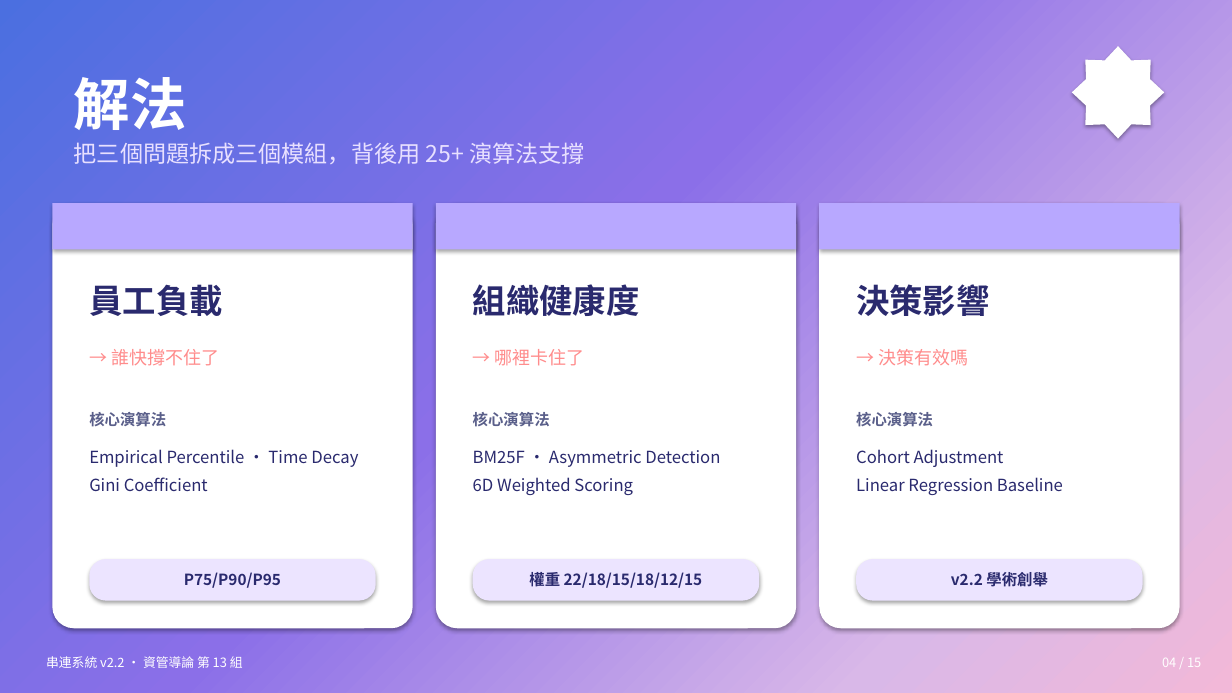
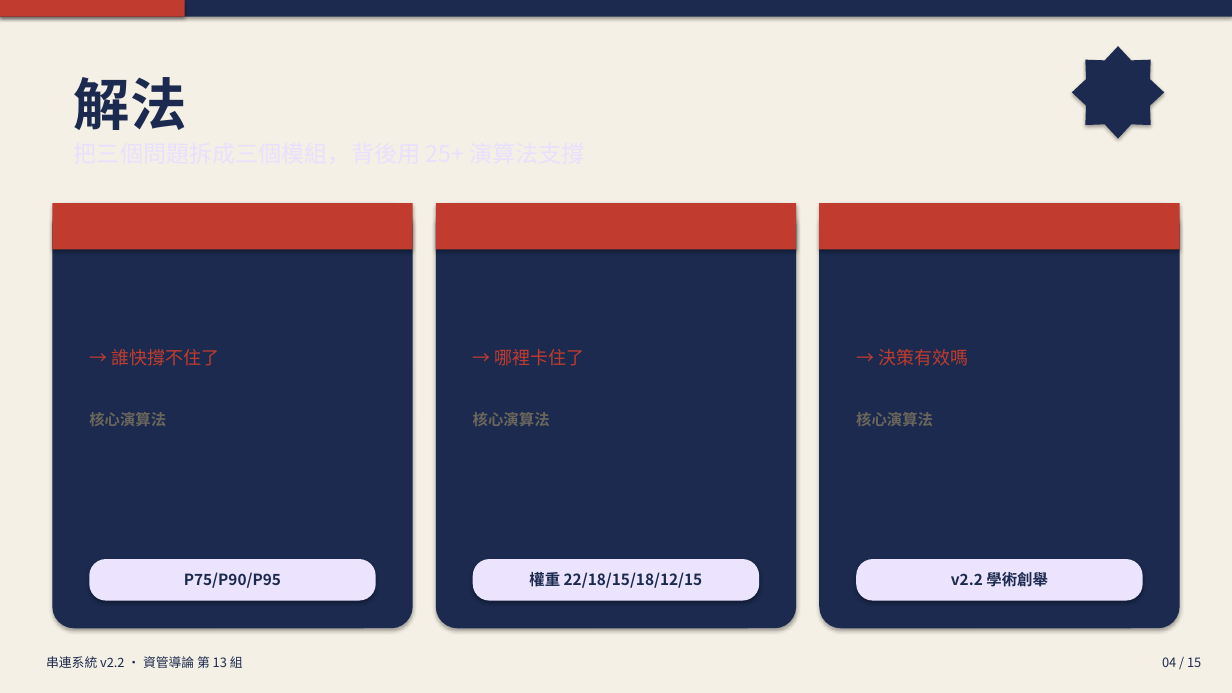
Before and after one commit to Peter2594/chuanlien-system-v2, a slide deck: slide 4 of docs/串連系統_簡報.pptx. Drawn at 1232x693 pixels with LibreOffice and Linux fonts; fonts in the diff are those of the drawing. Boxes give left, top, right and bottom in pixels: in the first picture for what was removed or moved away, otherwise in the second. Text is boxed around its words. In the diff, an @@ line names an element or a change of style, - is before the commit and + after.

```diff
--- a/docs/串連系統_簡報.pptx
+++ b/docs/串連系統_簡報.pptx
@@ rectangle at [0, 0, 1232, 693]: fill gradient #4B6FE0 to #8B6FE8 to #D9B8E8 to #F2B8D8 to #F5F0E5 @@
@@ rectangle added at [0, 0, 1232, 17], fill #1B2A4E @@
@@ rectangle added at [0, 0, 185, 17], fill #C13C2E @@
@@ text removed at [74, 142, 585, 164] @@
-把三個問題拆成三個模組，背後用 25+ 演算法支撐
@@ fill #FFFFFF to #1B2A4E in 4 elements at [1072, 46, 1165, 139], [53, 203, 413, 628], [436, 203, 797, 628], [820, 203, 1180, 628] @@
@@ fill #B8A8FF to #C13C2E in 3 elements at [53, 203, 413, 250], [436, 203, 797, 250], [820, 203, 1180, 250] @@
@@ text removed at [89, 284, 222, 316] @@
-員工負載
@@ text removed at [473, 284, 640, 316] @@
-組織健康度
@@ text removed at [856, 284, 989, 316] @@
-決策影響
@@ text colour #FF8C8C to #C13C2E in 3 elements at [111, 349, 219, 366], [495, 349, 585, 366], [878, 349, 968, 366] @@
@@ text colour #5A5F8A to #6B665C in 3 elements at [89, 412, 166, 426], [473, 412, 550, 426], [856, 412, 933, 426] @@
@@ text removed at [89, 449, 358, 491] @@
-Empirical Percentile · Time Decay
-Gini Coefficient
@@ text removed at [856, 449, 1063, 495] @@
-Cohort Adjustment
-Linear Regression Baseline
@@ text removed at [473, 450, 720, 495] @@
-BM25F · Asymmetric Detection
-6D Weighted Scoring
@@ text colour #2A2A6E to #1B2A4E in 3 elements at [90, 559, 376, 601], [473, 559, 760, 601], [857, 559, 1143, 601] @@
@@ text colour #FFFFFF to #1B2A4E in 3 elements at [74, 77, 187, 130], [46, 656, 243, 668], [1162, 657, 1201, 667] @@
```
Also in this commit, not shown: 14 other slides changed, 1 other file.
